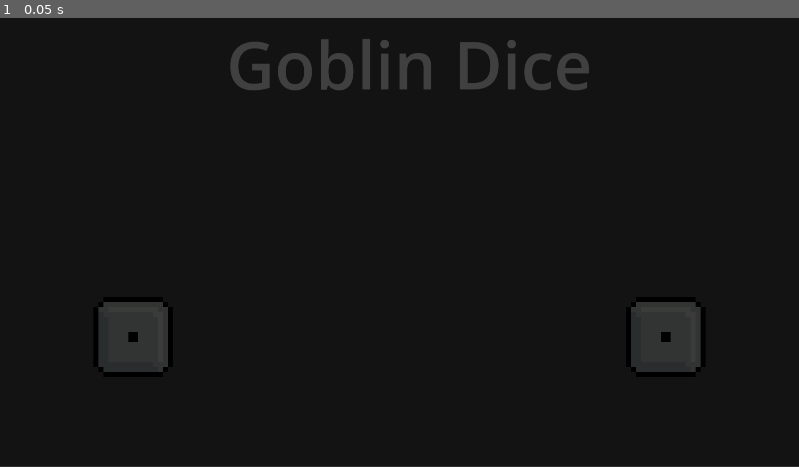
Above: before the commit, frame 1.
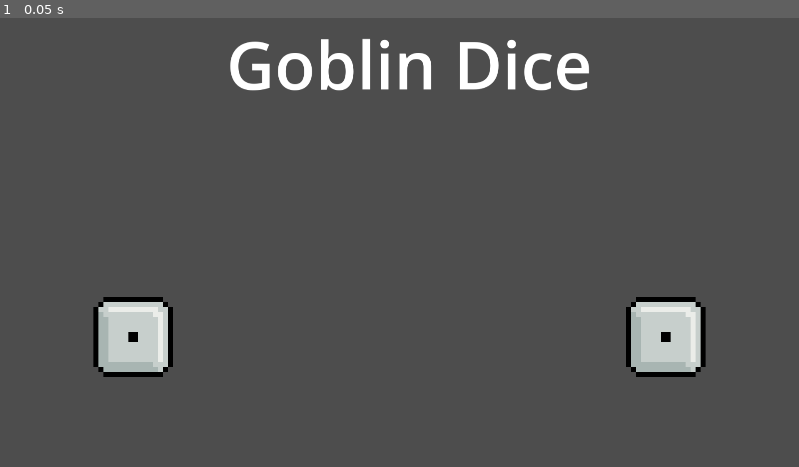
Above: after the commit, the same moment.

Repository: coal-rock/wolfjam24
Game: Godot game, scene res://scenes/battle.tscn
The game is run twice, just before and just after one commit, with the same random seed, the same clock (stepped at 60 frames per second) and the same inputs.
Inputs:
- Up to frame 1 (0.05 s): no input

The runs differ from the first frame. In frame 1, 99% of the frame differs, in the area x 0-100%, y 0-100%.

Commit message:
randomize qte

Diff:
--- a/scenes/battle.tscn
+++ b/scenes/battle.tscn
@@ -129,8 +129,9 @@
 hframes = 6
 frame = 5
 
-[node name="Vignete" type="Sprite2D" parent="Player 2 Score"]
+[node name="Vignete" type="Sprite2D" parent="."]
+visible = false
 modulate = Color(0, 0, 0, 0.74902)
-position = Vector2(-105.125, 79.2083)
-scale = Vector2(323.25, 179.917)
+position = Vector2(969.25, 539.25)
+scale = Vector2(1939.5, 1079.5)
 texture = SubResource("PlaceholderTexture2D_0yp0r")
--- a/scripts/battle.gd
+++ b/scripts/battle.gd
@@ -16,7 +16,7 @@
 
 @export var state = GameState.DICE
 
-var qte_scene = preload("res://mash_qte.tscn")
+var qte_scenes = [preload("res://mash_qte.tscn"), preload("res://irl_qte.tscn")]
 var active_qte: QTE
 func change_state(s: GameState):
 	state = s
@@ -41,7 +41,7 @@
 			await get_tree().create_timer(2).timeout
 			$BattleText.visible = false
 			print("BOTH MATCH")
-			active_qte = qte_scene.instantiate(PackedScene.GEN_EDIT_STATE_INSTANCE)
+			active_qte = qte_scenes[randi() % len(qte_scenes)].instantiate(PackedScene.GEN_EDIT_STATE_INSTANCE)
 			active_qte.battle = self
 			get_tree().get_root().add_child(active_qte)
 
